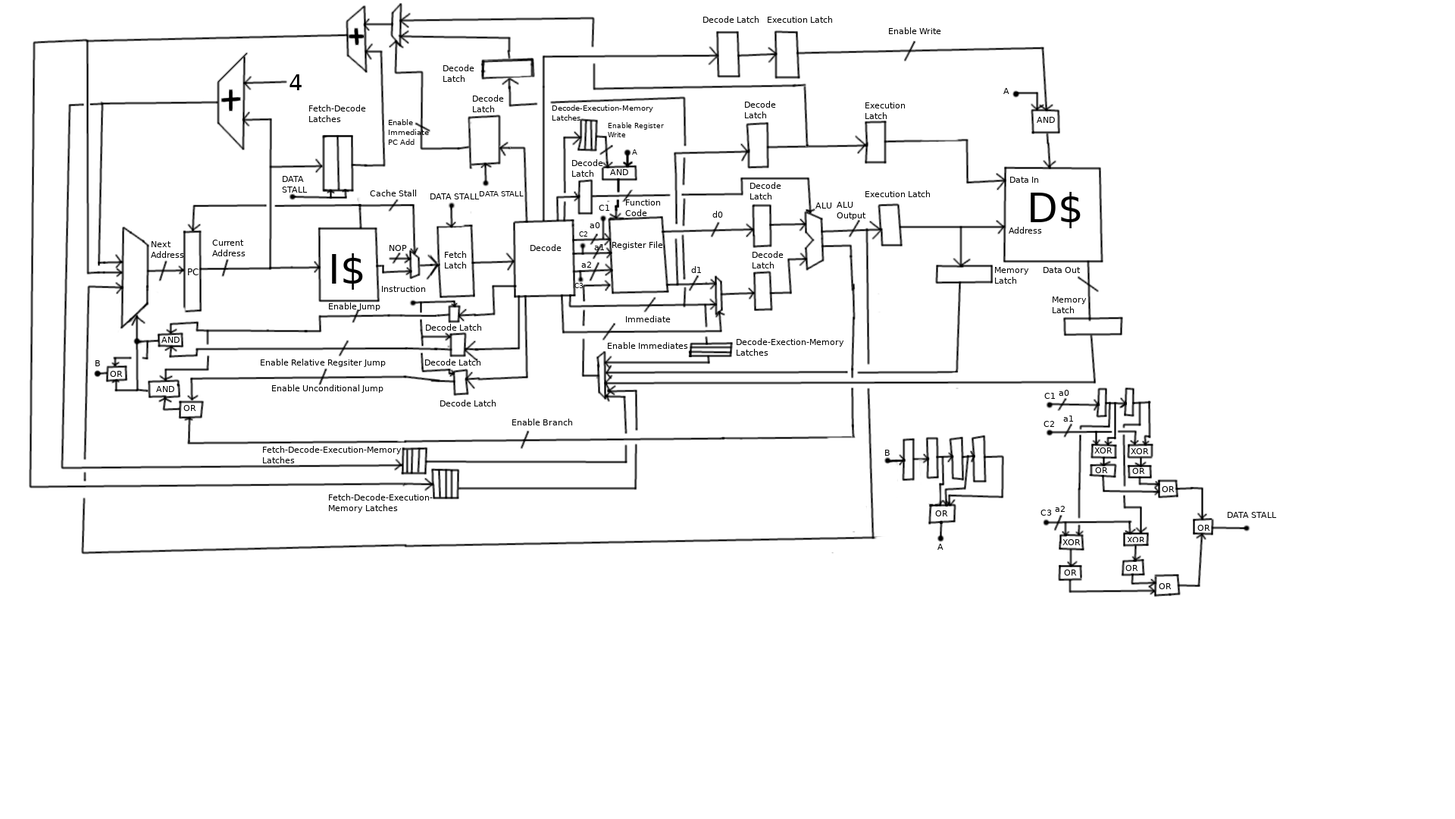
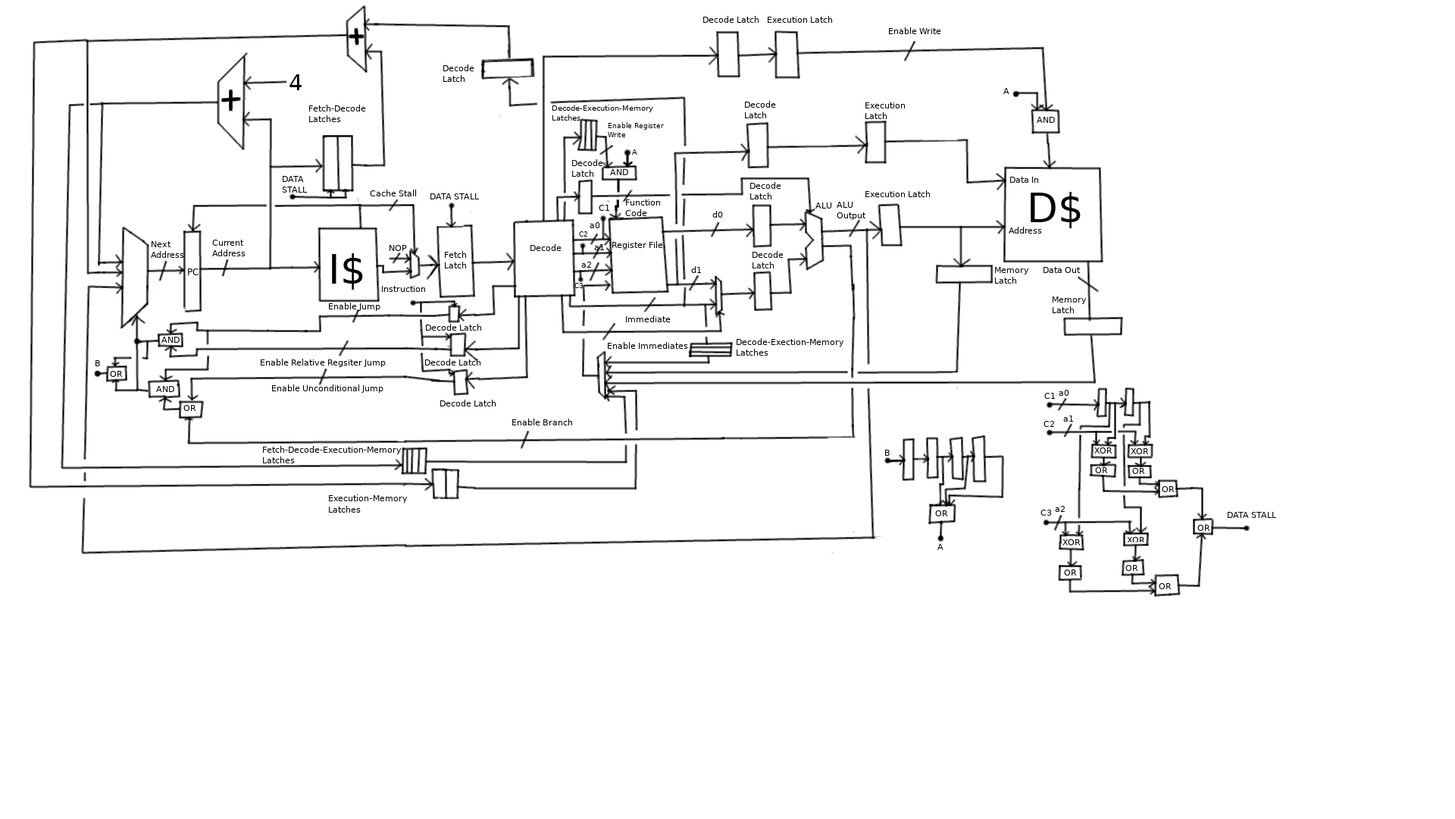
Revision of a layered 1455px x 819px image; what changed, layer by layer:
removed layer "Enable ..." over (388, 119, 430, 145)
renamed "Fetch-Decode-Execution-Memory ... #1" to "Execution-Memory Latches", painted on it over (328, 493, 433, 513)
removed layer "Decode ... #2" over (472, 94, 505, 113)
removed layer "DATA STALL #3" over (479, 191, 524, 197)
painted on "Background" over (373, 3, 837, 500)
